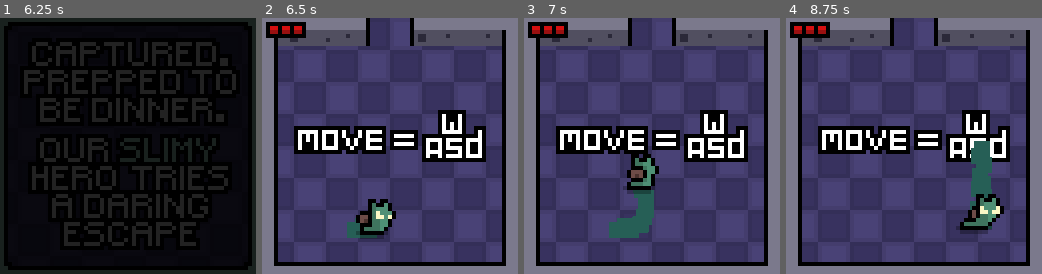
Above: before the commit, frames 1-4 (left to right).
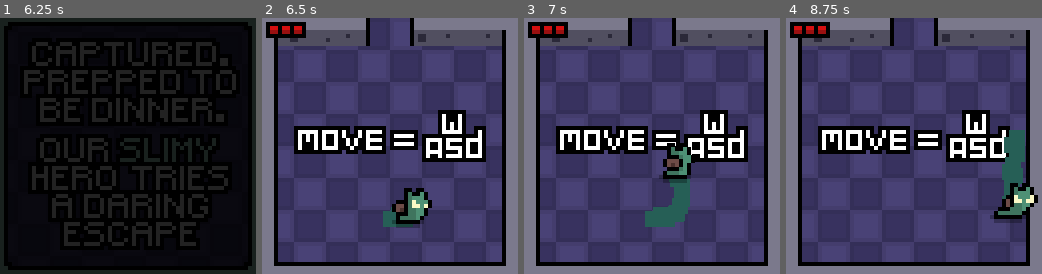
Above: after the commit, the same moments.

Repository: cl3m0ns/LOWREZ2019
Game: Godot game, scene res://Title/Title.tscn
Two runs of this game, one before a commit and one after it. Both use one fixed random seed, a clock stepped at 60 frames per second and the inputs below.
Inputs:
- Up to frame 1 (6.25 s): tap Enter at 0.5 s; hold D (move_right) 0.53-1.28 s; hold S (move_down) 1.28-2.03 s; hold D (move_right) 2.03-2.78 s; hold W (move_up) 2.78-3.53 s; hold A (move_left) 3.53-5.03 s; hold S (move_down) 5.03-5.78 s; hold D (move_right) from 5.78 s (still down)
- Up to frame 2 (6.5 s): keep holding D (move_right)
- Up to frame 3 (7 s): release D (move_right) at 6.53 s; hold W (move_up) from 6.53 s (still down)
- Up to frame 4 (8.75 s): release W (move_up) at 7.28 s; hold D (move_right) 7.28-8.03 s; hold S (move_down) from 8.03 s (still down)

Frame 1 is identical in both runs. In frame 2, 3.9% of the frame differs, in the area x 33-67%, y 66-87%; in frame 3, 6.3%; in frame 4, 6.7%, in the area x 66-99%, y 43-85%.

Commit message:
finished

Diff:
--- a/Enemies/Boss.gd
+++ b/Enemies/Boss.gd
@@ -60,6 +60,7 @@
 	if hp <= 0:
 		$CollisionShape2D.disabled = true
 		$Hitbox/CollisionShape2D.disabled = true
+		$StateTimer.stop()
 		do_death()
 
 	match state:
--- a/Scenes/TestRoom.tscn
+++ b/Scenes/TestRoom.tscn
@@ -168,14 +168,14 @@
 [node name="ThrowingEnemy9" parent="." instance=ExtResource( 17 )]
 position = Vector2( 265, 73 )
 
+[node name="ThrowingEnemy10" parent="." instance=ExtResource( 17 )]
+position = Vector2( 275, 73 )
+
+[node name="ThrowingEnemy12" parent="." instance=ExtResource( 17 )]
+position = Vector2( 300, 73 )
+
 [node name="ThrowingEnemy13" parent="." instance=ExtResource( 17 )]
-position = Vector2( 276, 73 )
-
-[node name="ThrowingEnemy10" parent="." instance=ExtResource( 17 )]
-position = Vector2( 312, 73 )
-
-[node name="ThrowingEnemy12" parent="." instance=ExtResource( 17 )]
-position = Vector2( 301, 73 )
+position = Vector2( 311, 73 )
 
 [node name="ThrowingEnemy7" parent="." instance=ExtResource( 17 )]
 position = Vector2( 150, 197 )
@@ -192,26 +192,26 @@
 [node name="Fly2" parent="." instance=ExtResource( 14 )]
 position = Vector2( 174, 114 )
 
+[node name="Fly5" parent="." instance=ExtResource( 14 )]
+position = Vector2( 213, 244 )
+
+[node name="Boss" parent="." instance=ExtResource( 19 )]
+position = Vector2( 289, 24 )
+
+[node name="Fly6" parent="." instance=ExtResource( 14 )]
+position = Vector2( 296, 182 )
+
+[node name="Fly8" parent="." instance=ExtResource( 14 )]
+position = Vector2( 290, 148 )
+
 [node name="Fly9" parent="." instance=ExtResource( 14 )]
 position = Vector2( 288, 85 )
 
-[node name="Fly5" parent="." instance=ExtResource( 14 )]
-position = Vector2( 213, 244 )
-
-[node name="Boss" parent="." instance=ExtResource( 19 )]
-position = Vector2( 289, 24 )
-
-[node name="Fly6" parent="." instance=ExtResource( 14 )]
-position = Vector2( 296, 182 )
-
-[node name="Fly8" parent="." instance=ExtResource( 14 )]
-position = Vector2( 290, 148 )
-
 [node name="Player" parent="." instance=ExtResource( 20 )]
-position = Vector2( 24, 114.229 )
+position = Vector2( 33, 111.5 )
 
 [node name="Camera" parent="." instance=ExtResource( 21 )]
-position = Vector2( 0, 63.5 )
+position = Vector2( 0, 64 )
 current = true
 
 [node name="Pause" parent="." instance=ExtResource( 22 )]
